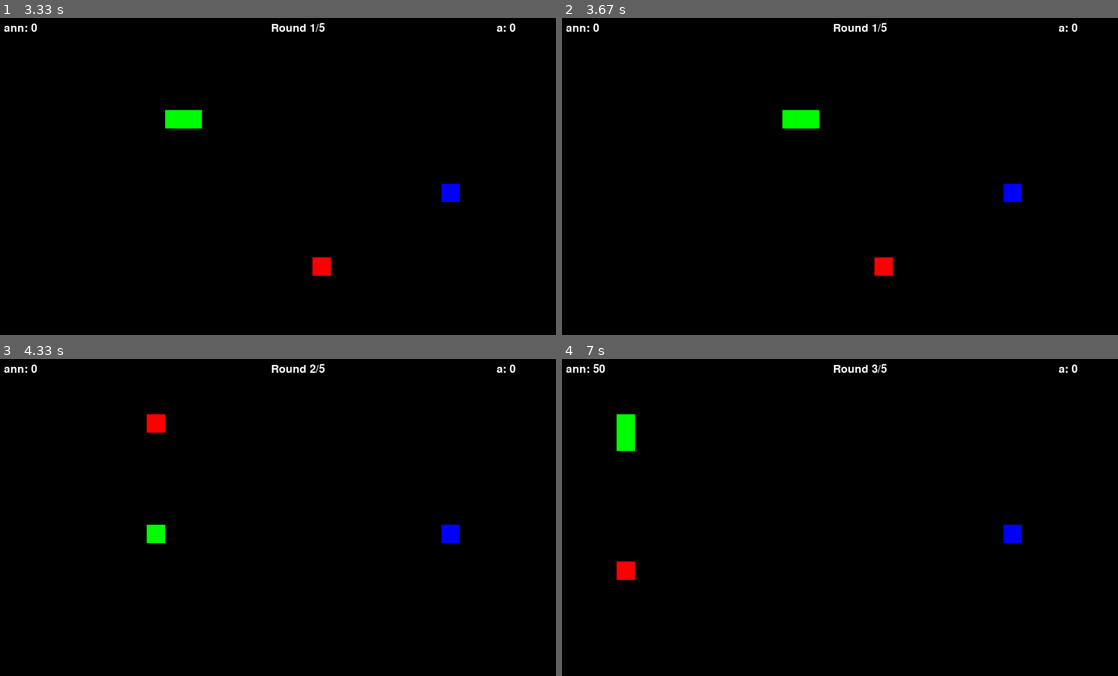
Above: before the commit, frames 1-4 (two rows, left to right).
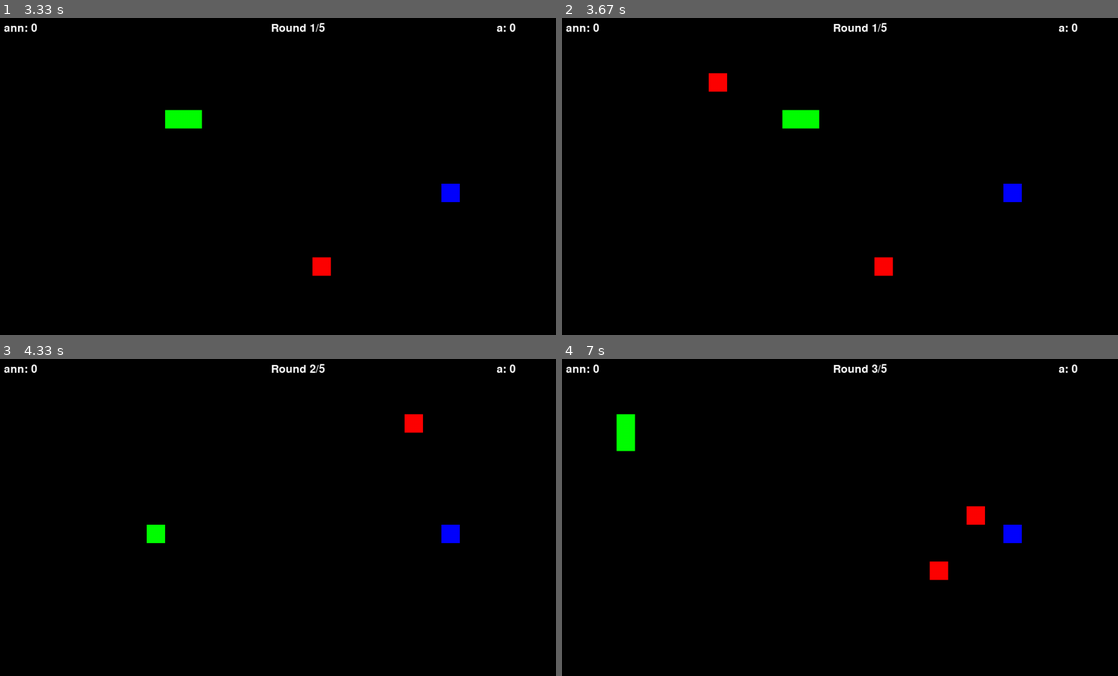
Above: after the commit, the same moments.

Repository: Rainbowmindd/PyGame-Snake
Game: pygame game, started from main.py
Same seed, same stepped clock (60 frames per second), same inputs: the game is played once before the commit and once after it.
Inputs:
- Up to frame 1 (3.33 s): type "an" at 0.33 s; type "n" at 0.73 s; tap Enter at 0.97, 1.53, 2.37 s; type "a" at 1.23 s; tap Up at 2.77 s; tap Right at 3.17 s
- Up to frame 2 (3.67 s): tap Up at 3.63 s
- Up to frame 3 (4.33 s): no input
- Up to frame 4 (7 s): tap Up at 4.77, 5.27, 5.57, 5.83, 6.57 s; tap Left at 6.1 s

Frame 1 is identical in both runs. In frame 2, 0.2% of the frame differs, in the area x 26-30%, y 17-24%; in frame 3, 0.4%; in frame 4, 0.7%, in the area x 5-77%, y 1-70%.

Commit message:
More apples spawn as the time passes (more dynamic gameplay)

Diff:
--- a/apple.py
+++ b/apple.py
@@ -6,7 +6,11 @@
     def __init__(self):
         self.width = 800
         self.height = 600
-        self.position = (0, 0)
+        self.positions = []
+        self.spawn_timer=0
+        self.spawn_interval=1000
+        self.max_apples=5
+        self.last_spawn_time=0
 
     def randomize_position(self):
         margin = 2
@@ -18,5 +22,30 @@
 
         return (x, y)
 
+    def add_apple(self,position=None):
+        if position is None:
+            position=self.randomize_position()
+
+        if len(self.positions) <self.max_apples:
+            self.positions.append(position)
+        return position
+
+    def remove_apple(self,position):
+        if position in self.positions:
+            self.positions.remove(position)
+
+    def update(self,current_time):
+        if not self.positions:
+            self.add_apple()
+            self.last_spawn_time=current_time
+            return
+
+        if current_time - self.last_spawn_time >= self.spawn_interval and len(self.positions) < self.max_apples:
+            self.add_apple()
+            self.last_spawn_time=current_time
+
+            self.spawn_interval=max(2000,self.spawn_interval-500)
+
     def draw(self, display):
-        pygame.draw.rect(display, RED, (self.position[0], self.position[1], GRID_SIZE, GRID_SIZE))
+        for position in self.positions:
+            pygame.draw.rect(display, RED, (position[0], position[1], GRID_SIZE, GRID_SIZE))
--- a/game.py
+++ b/game.py
@@ -71,14 +71,13 @@
         self.generate_safe_apple_position()
 
     def generate_safe_apple_position(self):
-        """Generate a new apple position that doesn't overlap with snakes"""
         max_attempts = 100
         attempts = 0
 
         while attempts < max_attempts:
             new_pos = self.apple.randomize_position()
             if self.snake1 is None or self.snake2 is None:
-                self.apple.position = new_pos
+                self.apple.add_apple(new_pos)
                 return
 
 
@@ -87,17 +86,23 @@
 
 
             if new_pos not in snake1_body and new_pos not in snake2_body:
-                self.apple.position = new_pos
+                self.apple.add_apple(new_pos)
                 return
 
             attempts += 1
 
-        self.apple.position = ((self.GRID_WIDTH // 2) * self.GRID_SIZE,
+        default_pos = ((self.GRID_WIDTH // 2) * self.GRID_SIZE,
                               (self.GRID_HEIGHT // 2) * self.GRID_SIZE)
+        self.apple.position = default_pos
 
     def reset_round(self):
         self.snake1.reset(((self.GRID_WIDTH // 4) * self.GRID_SIZE, (self.GRID_HEIGHT // 2) * self.GRID_SIZE))
         self.snake2.reset(((3 * self.GRID_WIDTH // 4) * self.GRID_SIZE, (self.GRID_HEIGHT // 2) * self.GRID_SIZE))
+
+        self.apple.positions=[]
+        self.apple.spawn_interval=1000
+        self.apple.last_spawn_time=0
+        self.apple.last_spawn_time=pygame.time.get_ticks()
 
         self.generate_safe_apple_position()
 
@@ -185,26 +190,33 @@
 
     def update(self):
 
+        current_time=pygame.time.get_ticks()
+
+        self.apple.update(current_time)
+
         self.snake1.move()
         self.snake2.move()
 
 
         snake1_head = tuple(self.snake1.body[0]) if isinstance(self.snake1.body[0], list) else self.snake1.body[0]
         snake2_head = tuple(self.snake2.body[0]) if isinstance(self.snake2.body[0], list) else self.snake2.body[0]
-        apple_pos = self.apple.position
+        #apple_pos = self.apple.position
 
         #apple collision
-        if snake1_head == apple_pos:
-            self.snake1.grow_snake()
-            self.snake1.add_points(POINTS_PER_APPLE)
-            self.generate_safe_apple_position()
-            self.apple_resets += 1
-
-        elif snake2_head == apple_pos:
-            self.snake2.grow_snake()
-            self.snake2.add_points(POINTS_PER_APPLE)
-            self.generate_safe_apple_position()
-            self.apple_resets += 1
+        for apple_pos in self.apple.positions[:]:
+            if snake1_head == apple_pos:
+                self.snake1.grow_snake()
+                self.snake1.add_points(POINTS_PER_APPLE)
+                self.apple.remove_apple(apple_pos)
+                self.generate_safe_apple_position()
+                self.apple_resets += 1
+
+            elif snake2_head == apple_pos:
+                self.snake2.grow_snake()
+                self.snake2.add_points(POINTS_PER_APPLE)
+                self.apple.remove_apple(apple_pos)
+                self.generate_safe_apple_position()
+                self.apple_resets += 1
 
         #wall or self collision
         snake1_collision = self.check_snake_collision(self.snake1)
--- a/highscores.json
+++ b/highscores.json
@@ -1 +1 @@
-[{"player1": {"name": "Ania", "score": 0}, "player2": {"name": "Anetka", "score": 0}, "winner": "Anetka"}, {"player1": {"name": "Ania", "score": 0}, "player2": {"name": "Anetka", "score": 0}, "winner": "Anetka"}, {"player1": {"name": "asd", "score": 0}, "player2": {"name": "dsa", "score": 0}, "winner": "dsa"}, {"player1": {"name": "asd", "score": 0}, "player2": {"name": "dsa", "score": 0}, "winner": "dsa"}, {"player1": {"name": "asd", "score": 0}, "player2": {"name": "dsa", "score": 0}, "winner": "dsa"}]
+[{"player1": {"name": "bbb", "score": 1600}, "player2": {"name": "cccc", "score": 600}, "winner": "bbb"}]
